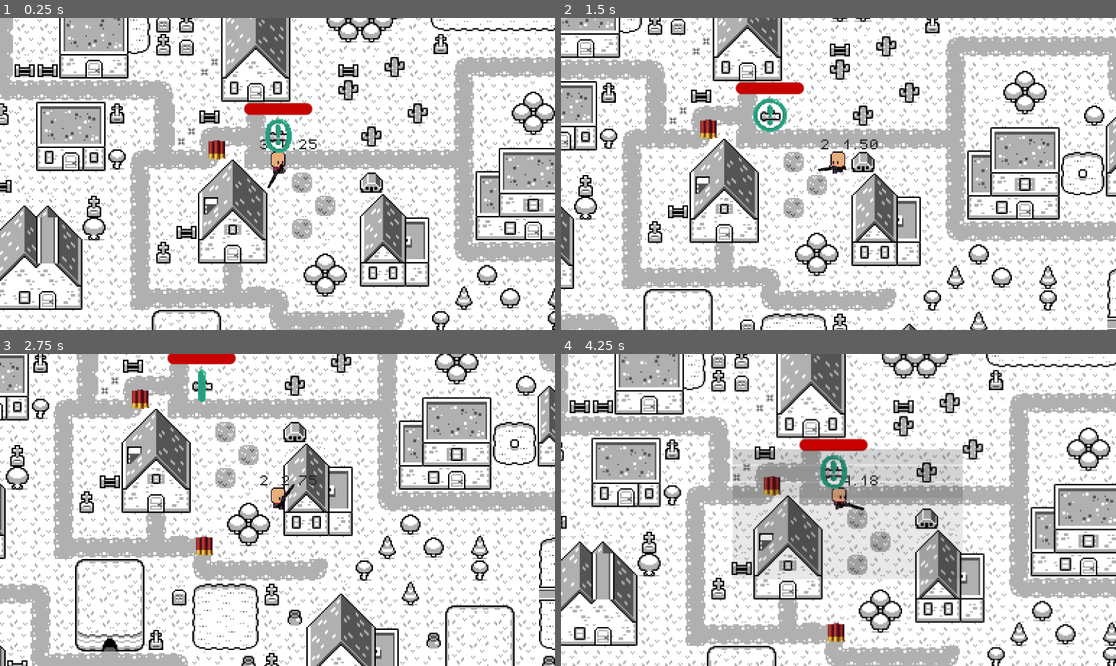
Above: before the commit, frames 1-4 (two rows, left to right).
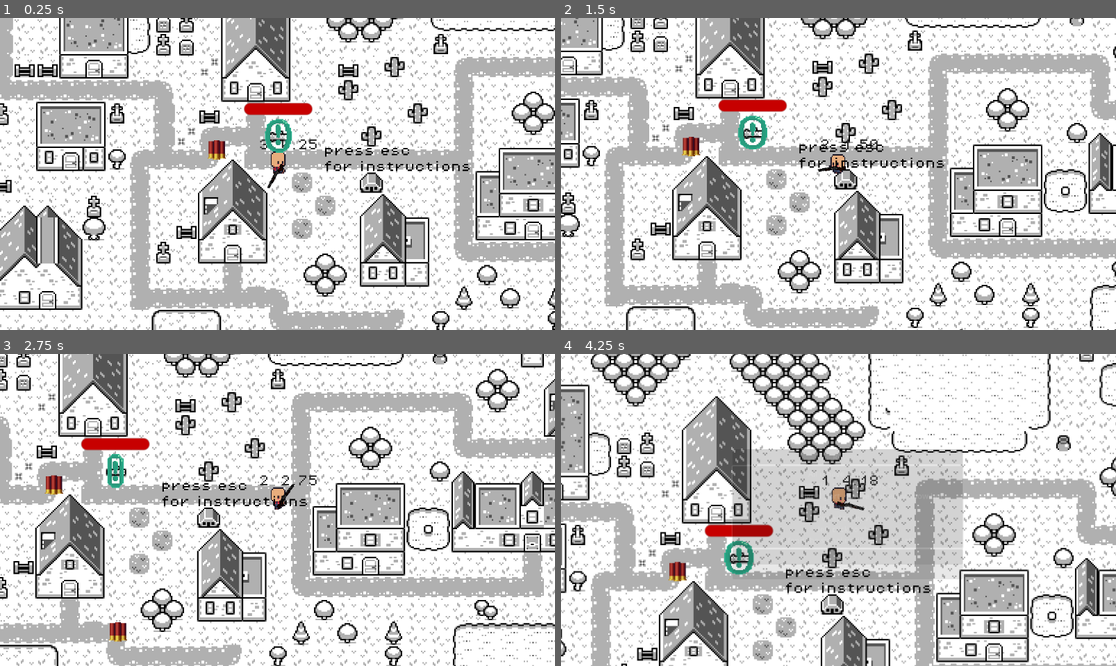
Above: after the commit, the same moments.

Repository: Tretaq/testa
Game: Godot game, scene res://game.tscn
Two runs of this game, one before a commit and one after it. Both use one fixed random seed, a clock stepped at 60 frames per second and the inputs below.
Inputs (mouse positions are in pixels of both pictures, inside the frame that each line leads up to):
- Up to frame 1 (0.25 s): no input
- Up to frame 2 (1.5 s): tap Enter at 0.5 s; move the mouse to (960, 158) at 0.52 s; hold D (RIGHT) 0.53-1.28 s; click (960, 158) at 0.6 s; move the mouse to (727, 189) at 1.27 s; hold S (DOWN) from 1.28 s (still down); tap Alt at 1.35 s
- Up to frame 3 (2.75 s): move the mouse to (333, 441) at 2.02 s; release S (DOWN) at 2.03 s; hold D (RIGHT) from 2.03 s (still down); tap Shift at 2.1 s
- Up to frame 4 (4.25 s): move the mouse to (810, 572) at 2.77 s; release D (RIGHT) at 2.78 s; hold W (UP) 2.78-3.53 s; click (810, 572) at 2.85 s; move the mouse to (1005, 556) at 3.52 s; hold A (LEFT) from 3.53 s (still down); tap Alt at 3.6 s; tap Escape (esc) at 4.15 s

The runs differ from the first frame. In frame 1, 0.4% of the frame differs, in the area x 58-85%, y 41-50%; in frame 2, 57%, in the area x 0-100%, y 0-100%; in frame 3, 56%; in frame 4, 57%.

Commit message:
last comit

Diff:
--- a/game.tscn
+++ b/game.tscn
@@ -9,6 +9,7 @@
 [ext_resource type="PackedScene" uid="uid://56k6jd5ei1j8" path="res://mob/mob_spawner.tscn" id="5_7jktm"]
 [ext_resource type="PackedScene" uid="uid://bv6rx1gqmv2ia" path="res://kus.tscn" id="7_eow3j"]
 [ext_resource type="PackedScene" uid="uid://bx8gb3oyj3mtt" path="res://pause_menu.tscn" id="9_vef74"]
+[ext_resource type="FontFile" uid="uid://b7ccie6gdm621" path="res://Assets/ranass/PixelOperator8.ttf" id="10_hve3p"]
 
 [sub_resource type="NavigationPolygon" id="NavigationPolygon_feb5d"]
 vertices = PackedVector2Array(8, 8, -8, 8, -8, -8, 8, -8)
@@ -469,6 +470,7 @@
 shape = SubResource("RectangleShape2D_j5wjh")
 
 [node name="Timer" type="Timer" parent="."]
+wait_time = 2.0
 autostart = true
 
 [node name="CanvasLayer" type="CanvasLayer" parent="."]
@@ -479,4 +481,15 @@
 offset_right = -344.77783
 offset_bottom = -215.0
 
+[node name="Label" type="Label" parent="."]
+offset_left = 56.0
+offset_top = 81.0
+offset_right = 158.0
+offset_bottom = 100.0
+theme_override_colors/font_color = Color(0, 0, 0, 1)
+theme_override_fonts/font = ExtResource("10_hve3p")
+theme_override_font_sizes/font_size = 8
+text = "press esc
+for instructions"
+
 [connection signal="timeout" from="Timer" to="." method="_on_timer_timeout"]
--- a/global.gd
+++ b/global.gd
@@ -5,3 +5,7 @@
 var elapsed_time = 0.0
 func _process(delta: float) -> void:
     elapsed_time += delta
+
+func reset():
+    ammo = 3
+    elapsed_time = 0.0
--- a/pause_menu.gd
+++ b/pause_menu.gd
@@ -20,6 +20,7 @@
 
 
 func _on_restart_pressed() -> void:
+    Global.reset()
     resume()
     get_tree().reload_current_scene()
 
--- a/pause_menu.tscn
+++ b/pause_menu.tscn
@@ -113,7 +113,13 @@
 
 [node name="Howtoplay" type="Button" parent="PanelContainer/VBoxContainer"]
 layout_mode = 2
-text = "How to play?"
+text = "All u have to do is kill
+zombies that are trying to
+ take over ur signal port. maybe u already know but
+u need ammo to do it.
+wsad to move
+left click to shot
+defend the signal untill ur last breath"
 
 [node name="Restart" type="Button" parent="PanelContainer/VBoxContainer"]
 layout_mode = 2
Not shown: 1 places in game.tscn that only renumber resources
